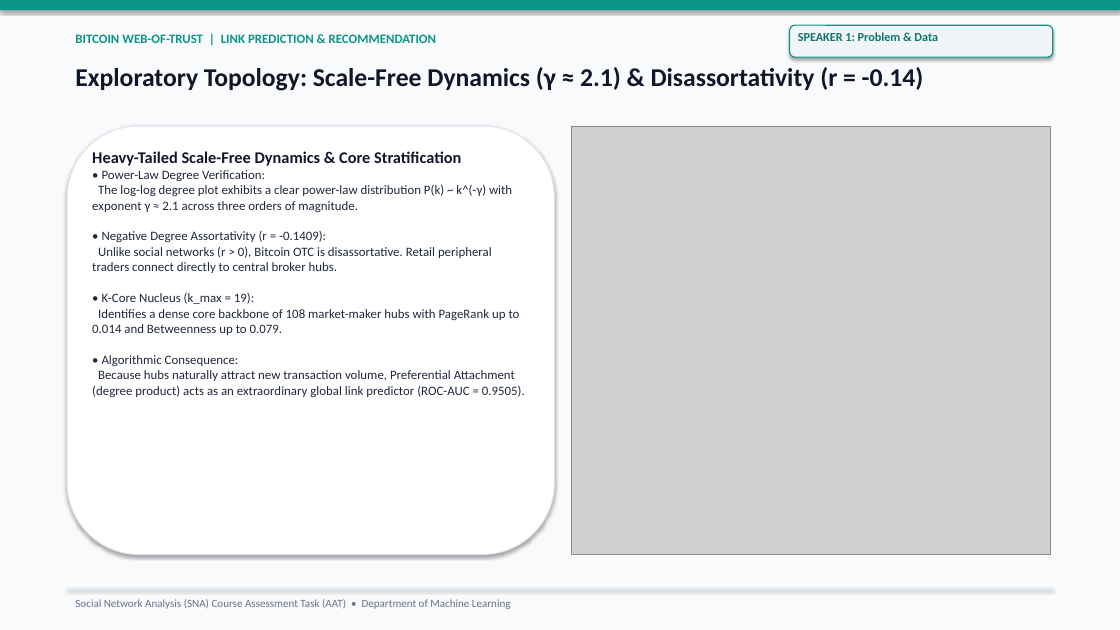
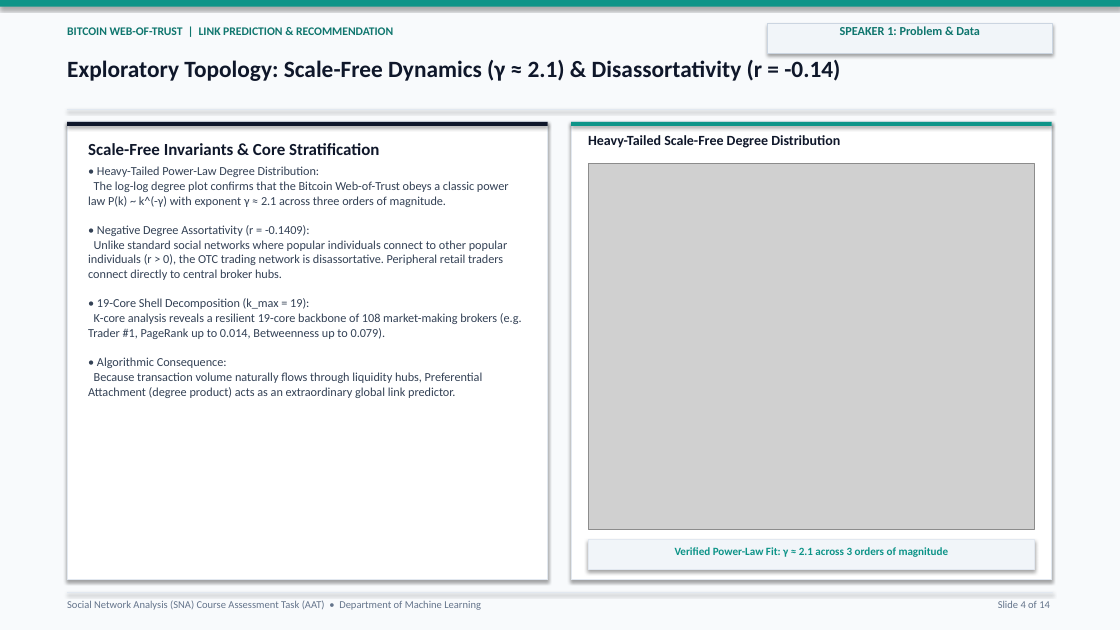
Before and after one commit to Lion4467cat/bitcoin-trust-link-prediction, a slide deck: slide 4 of slides/link_prediction_presentation.pptx. Drawn at 1120x630 pixels with LibreOffice and Linux fonts; fonts in the diff are those of the drawing; grey boxes stand for pictures. Boxes give left, top, right and bottom in pixels: in the first picture for what was removed or moved away, otherwise in the second. Text is boxed around its words. In the diff, an @@ line names an element or a change of style, - is before the commit and + after.

Commit message:
feat(ui,deck,report): overhaul side-by-side suite, light-theme 14-slide deck & publication report
- Overhaul Side-by-Side view in src/serve.py into a 3-mode interactive suite (Table+Live Graph, Trader Head-to-Head, Model vs Model) with zero canvas collapse and smooth Vis.js focus
- Redesign all 14 slides in slides/build_link_prediction_deck.py into a crisp enterprise light aesthetic (#F8FAFC) with framed figures, unclipped single-line titles, and 16/16 test tally
- Rebalance 8-page academic report in reports/build_link_prediction_report.py with sociological literature matrix, Min-Max ensemble scaling proof, metric invariants table, and fixed Unicode glyphs
- Re-export high-resolution link_prediction_precision_at_k.png with unclipped title
- All 16 unit and integration tests passing

```diff
--- a/slides/link_prediction_presentation.pptx
+++ b/slides/link_prediction_presentation.pptx
@@ text "BITCOIN WEB-OF-TRUST | LINK PREDICTION ..." at [67,27,393,35]: size 11 to 10 pt, text colour #0D9488 to #0F766E @@
@@ text "SPEAKER 1: Problem & Data": place and size @@
-text "SPEAKER 1: Problem & Data" at [798,32,938,41]
+text "SPEAKER 1: Problem & Data" at [840,26,980,35]
@@ text "SPEAKER 1: Problem & Data" at [840,26,980,35]: alignment left to centre @@
@@ rectangle: place and size @@
-rectangle at [790,25,1053,57]
+rectangle at [767,24,1053,54]
@@ rectangle at [767,24,1053,54]: rounded rectangle to rectangle; outline #0D9488 1 pt to #CBD5E1 0.75 pt @@
@@ text "Exploratory Topology: Scale-Free Dynamics (γ ..." at [67,60,840,81]: size 22 to 20 pt @@
@@ rectangle: place and size @@
-rectangle at [67,588,1053,589]
+rectangle at [67,109,1053,110]
@@ rectangle: place and size @@
-rectangle at [67,126,555,555]
+rectangle at [67,122,548,580]
@@ rectangle at [67,122,548,580]: rounded rectangle to rectangle @@
@@ rectangle added at [67,122,548,126], fill #0F172A @@
@@ text at [88,143,522,398]: text changed; size 11 to 10.5 pt; text colour #1E293B to #334155 @@
-Heavy-Tailed Scale-Free Dynamics & Core Stratification
-• Power-Law Degree Verification:
-The log-log degree plot exhibits a clear power-law distribution P(k) ~ k^(-γ) with exponent γ ≈ 2.1 across three orders of magnitude.
-• Negative Degree Assortativity (r = -0.1409):
-Unlike social networks (r > 0), Bitcoin OTC is disassortative. Retail peripheral traders connect directly to central broker hubs.
-• K-Core Nucleus (k_max = 19):
-Identifies a dense core backbone of 108 market-maker hubs with PageRank up to 0.014 and Betweenness up to 0.079.
-• Algorithmic Consequence:
-Because hubs naturally attract new transaction volume, Preferential Attachment (degree product) acts as an extraordinary global link predictor (ROC-AUC = 0.9505).
+Scale-Free Invariants & Core Stratification
+• Heavy-Tailed Power-Law Degree Distribution:
+The log-log degree plot confirms that the Bitcoin Web-of-Trust obeys a classic power law P(k) ~ k^(-γ) with exponent γ ≈ 2.1 across three orders of magnitude.
+• Negative Degree Assortativity (r = -0.1409):
+Unlike standard social networks where popular individuals connect to other popular individuals (r > 0), the OTC trading network is disassortative. Peripheral retail traders connect directly to central broker hubs.
+• 19-Core Shell Decomposition (k_max = 19):
+K-core analysis reveals a resilient 19-core backbone of 108 market-making brokers (e.g. Trader #1, PageRank up to 0.014, Betweenness up to 0.079).
+• Algorithmic Consequence:
+Because transaction volume naturally flows through liquidity hubs, Preferential Attachment (degree product) acts as an extraordinary global link predictor.
@@ rectangle added at [571,122,1052,580], fill #FFFFFF, outline #E2E8F0 1 pt @@
@@ rectangle added at [571,122,1052,126], fill #0D9488 @@
@@ text added at [588,135,840,148], 12 pt, text #0F172A, bold @@
+Heavy-Tailed Scale-Free Degree Distribution
@@ picture: place and size @@
-picture at [571,126,1050,555]
+picture at [588,164,1035,529]
@@ rectangle added at [588,539,1035,570], fill #F1F5F9, outline #E2E8F0 0.75 pt @@
@@ text added at [675,547,949,557], 9.5 pt, text #0D9488, bold @@
+Verified Power-Law Fit: γ ≈ 2.1 across 3 orders of magnitude
@@ text "Social Network Analysis (SNA) Course ..." at [67,600,481,610]: size 9.5 to 9 pt @@
@@ rectangle added at [67,592,1053,593], fill #E2E8F0 @@
@@ text added at [998,601,1050,608], 9 pt, text #64748B @@
+Slide 4 of 14
```
Also in this commit, not shown: 13 other slides changed, 12 other files.
